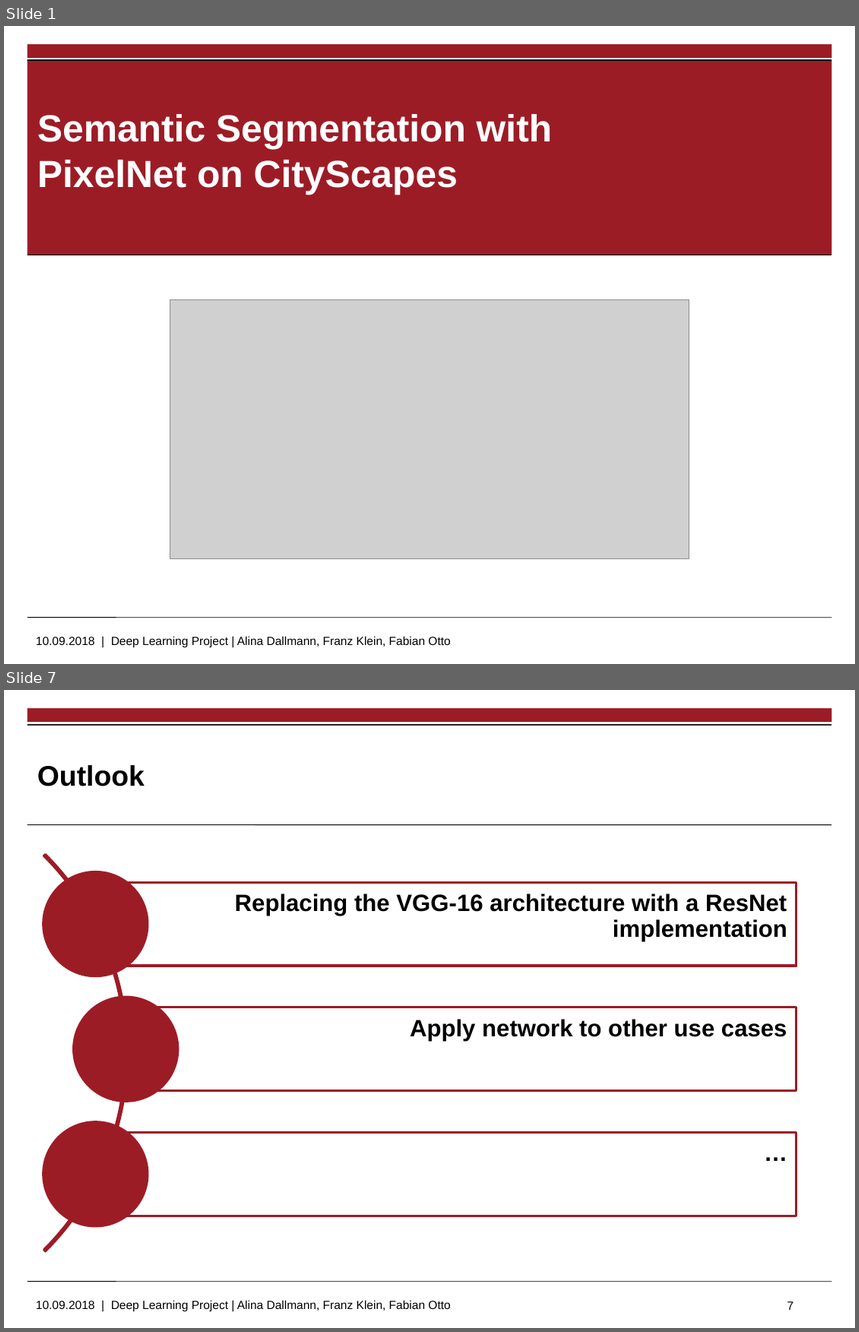
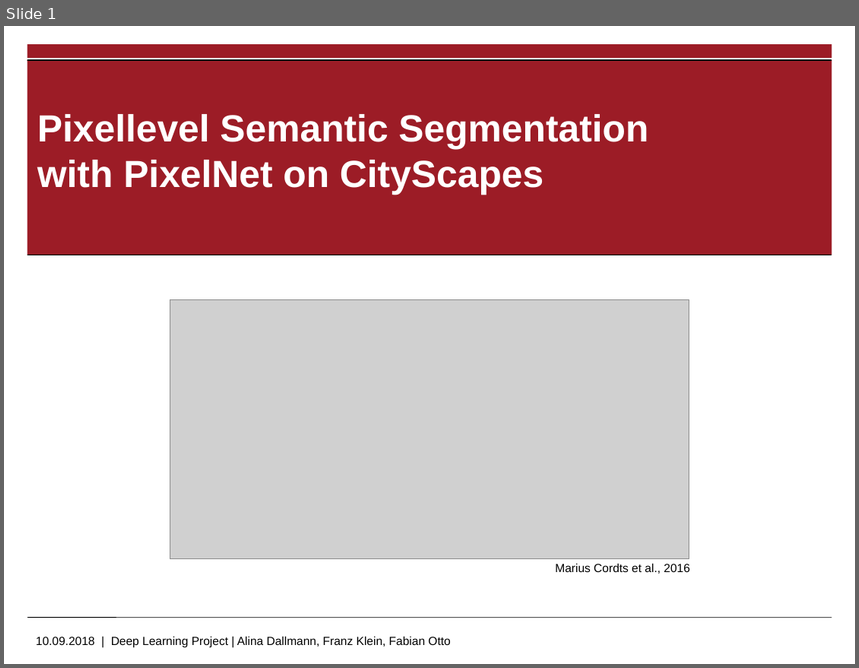
Before and after one commit to ottofabian/DeepLearning_Project, a slide deck: Project Presentation.pptx. Shown one above the other, each under a label of ours: slides 1 and 7 before the commit, slide 1 after it; the slides between them are not shown. The pictures are 859x1332 and 859x668 pixels, drawn with LibreOffice and Linux fonts; fonts in the diff are those of the drawing; grey boxes stand for pictures; background and template pictures are left out. Boxes give left, top, right and bottom in pixels: in the first picture for what was removed or moved away, otherwise in the second. Text is boxed around its words. In the diff, an @@ line names an element or a change of style, - is before the commit and + after.

```diff
--- a/Project Presentation.pptx
+++ b/Project Presentation.pptx
@@ slide 7 removed at [4, 690, 855, 1328], background #FFFFFF; not listed: 3 template elements that a slide beside it also shows @@
@@ rectangle removed at [27, 724, 832, 726] @@
@@ arch (boxed as its full ring) removed at [4, 773, 129, 1328] @@
@@ title removed at [37, 765, 145, 787] @@
-Outlook
@@ line removed from (27, 825) to (832, 825) @@
@@ ellipse removed at [44, 872, 147, 976] @@
@@ freeform shape removed at [95, 882, 797, 966] @@
-Replacing the VGG-16 architecture with a ResNet implementation
@@ ellipse removed at [74, 997, 177, 1101] @@
@@ freeform shape removed at [126, 1008, 797, 1091] @@
-Apply network to other use cases
@@ ellipse removed at [44, 1122, 147, 1227] @@
@@ freeform shape removed at [95, 1132, 797, 1216] @@
-…
@@ page number removed at [788, 1302, 794, 1310] @@
-7
@@ slide 1 changed as well @@
@@ title at [37, 114, 648, 195]: text changed @@
-Semantic Segmentation with PixelNet on CityScapes
+Pixellevel Semantic Segmentation with PixelNet on CityScapes
@@ text added at [555, 563, 690, 574], 10 pt, text #000000 @@
+Marius Cordts et al., 2016
```
Also in this commit, not shown: 2 other slides changed, 7 slides added, 6 other slides removed, 1 other file.
